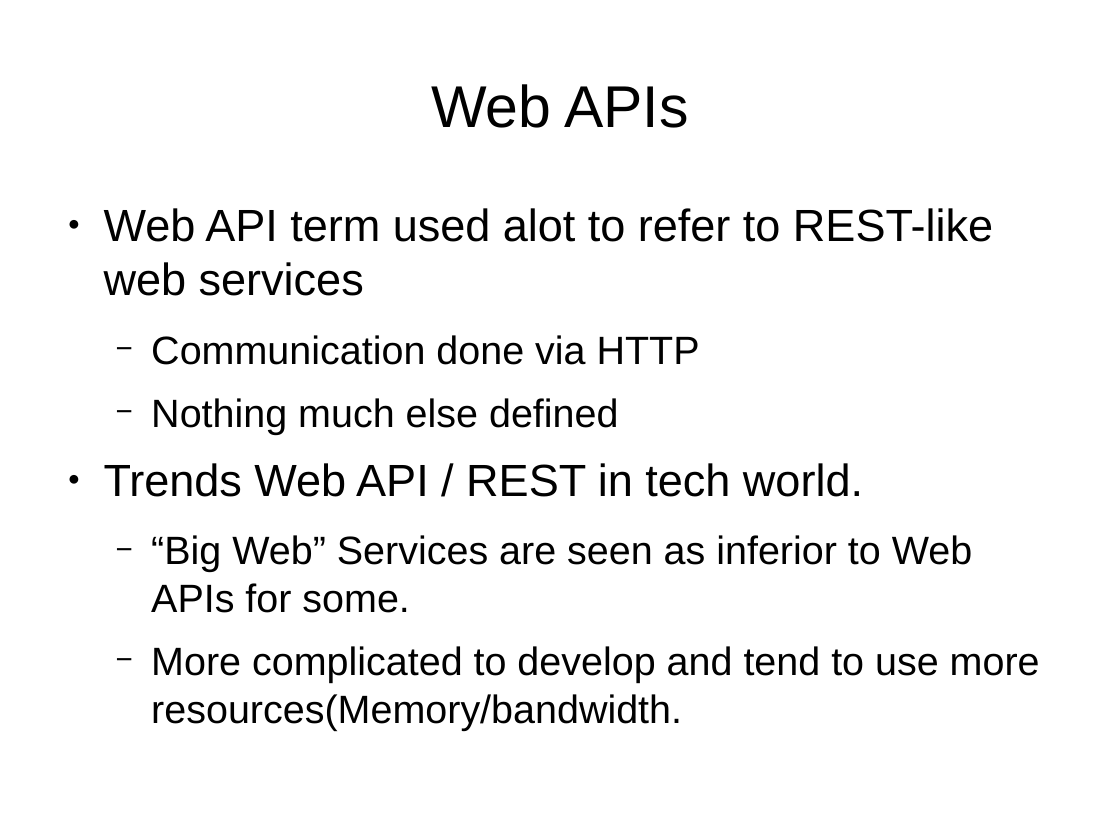
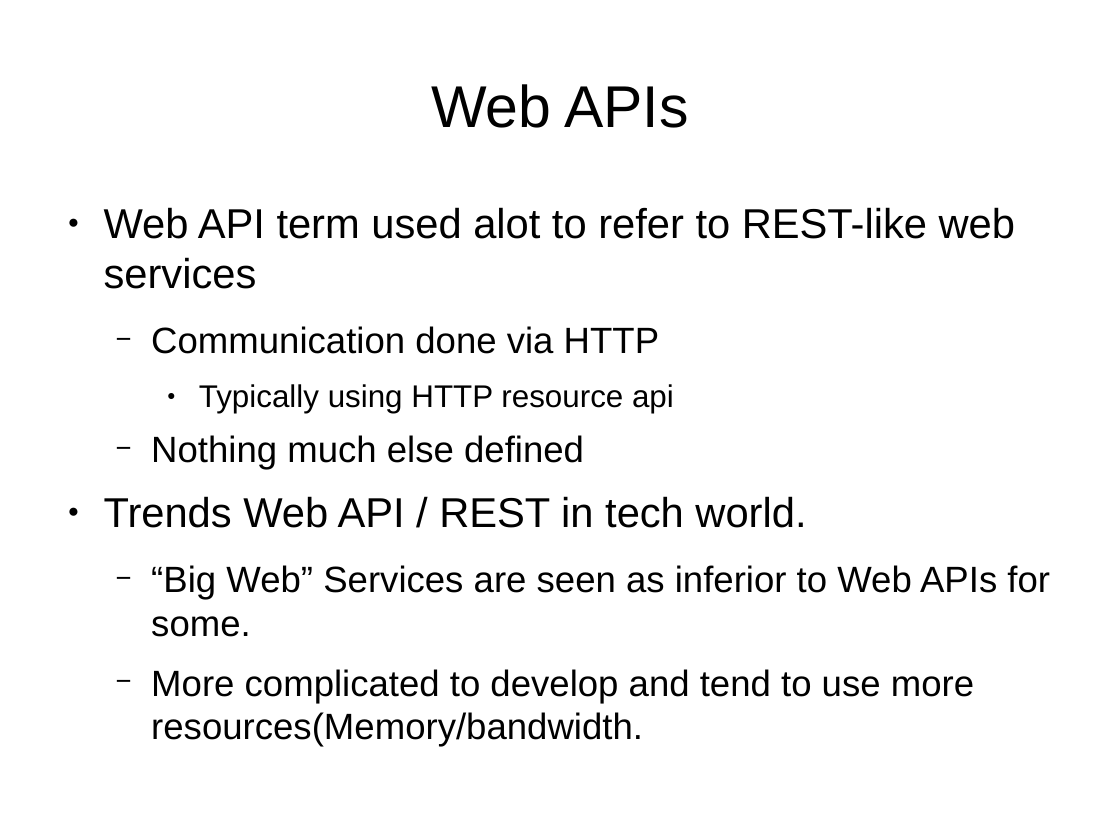
Before and after one commit to fxwalsh/webservicesdev-2016, a slide deck: slide 17 of public-site/topic01/talk-1/web-services-intro.odp. Drawn at 1120x840 pixels with LibreOffice and Linux fonts; fonts in the diff are those of the drawing. Boxes give left, top, right and bottom in pixels: in the first picture for what was removed or moved away, otherwise in the second. Text is boxed around its words. In the diff, an @@ line names an element or a change of style, - is before the commit and + after.

Commit message:
updated talk1

```diff
--- a/public-site/topic01/talk-1/web-services-intro.odp
+++ b/public-site/topic01/talk-1/web-services-intro.odp
@@ text at (104, 207, 1050, 703): size 32.2 to 29.8 pt in "Web API term used alot to refer ...", "Trends Web API / REST in tech ..."; size 28.2 to 26.1 pt in "Communication done via HTTP", "Nothing much else defined", "“Big Web” Services are seen as inferior ...", "More complicated to develop and tend to ..." @@
@@ text at (199, 384, 674, 413): paragraph added @@
+    ● Typically using HTTP resource api
```
Also in this commit, not shown: 2 slides added, 5 other files.
